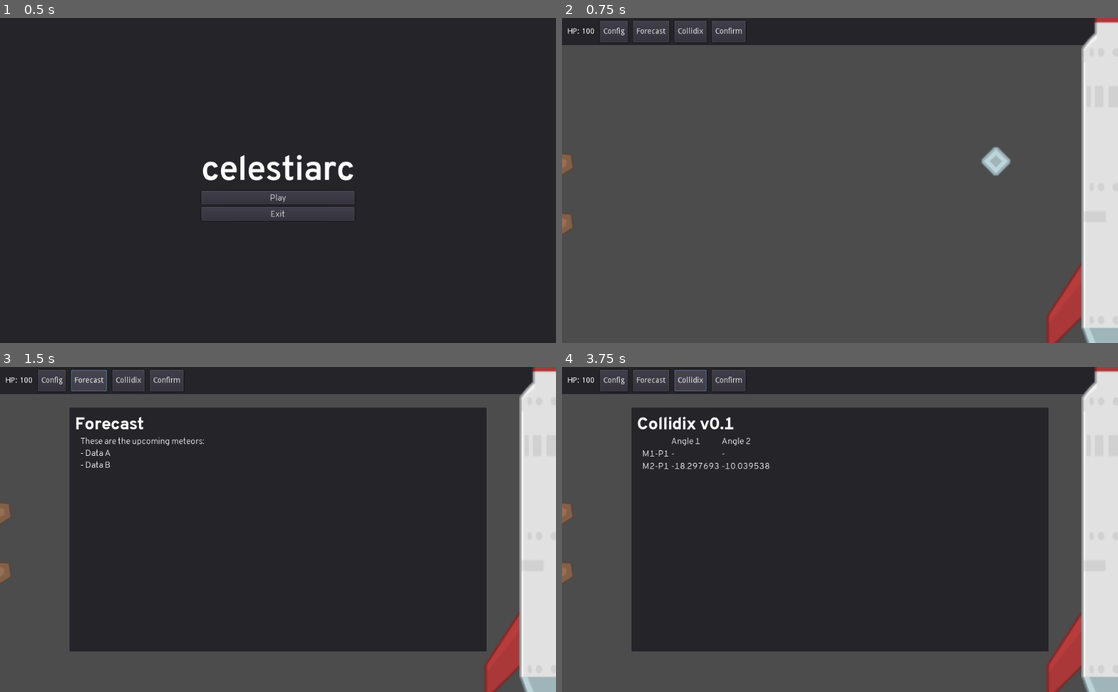
Above: before the commit, frames 1-4 (two rows, left to right).
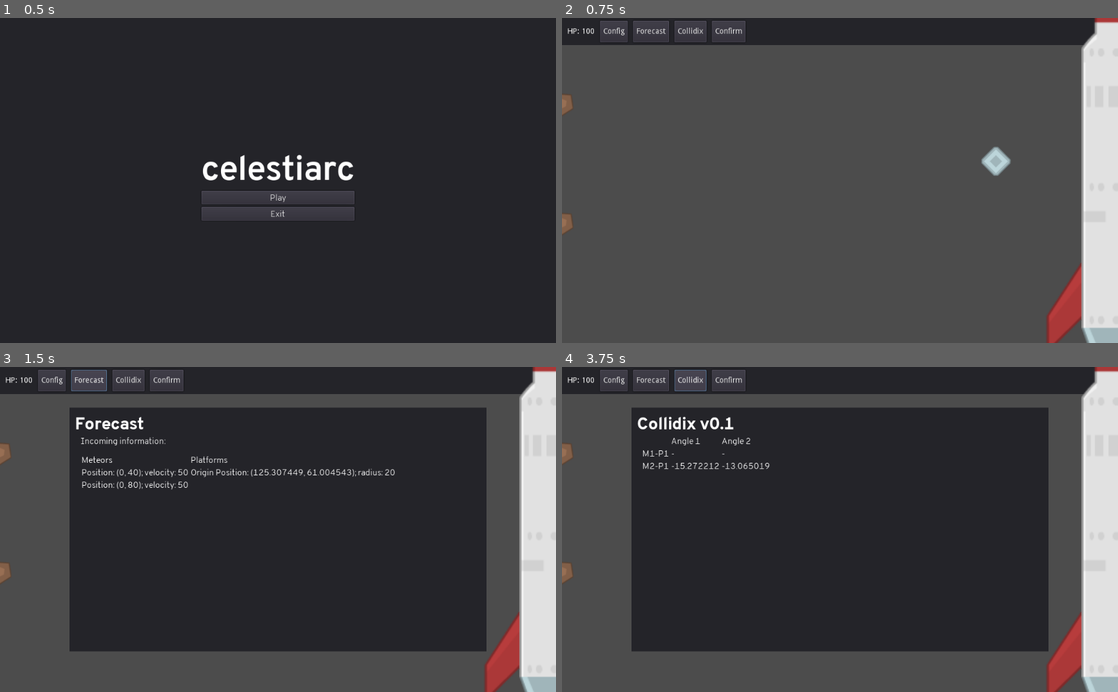
Above: after the commit, the same moments.

Repository: DrgnInventor/celestiarc
Game: Godot game, scene res://scenes/MainMenu.tscn
Same seed, same stepped clock (60 frames per second), same inputs: the game is played once before the commit and once after it.
Inputs:
- Up to frame 1 (0.5 s): no input
- Up to frame 2 (0.75 s): click "Play" at 0.5 s
- Up to frame 3 (1.5 s): click "Forecast" at 1.25 s
- Up to frame 4 (3.75 s): click "Confirm" at 2 s; click "Confirm" at 2.75 s; click "Collidix" at 3.5 s

Frame 1 is identical in both runs. In frame 2, 0.2% of the frame differs, in the area x 0-2%, y 23-49%; in frame 3, 1.2%, in the area x 0-71%, y 21-49%; in frame 4, 0.3%.

Commit message:
Working Forecast reporter code albeit a bit wonky atm WIP
Sorry about no atomic commits.
Code takes meteor location and platform in the main loop and generates a grid container containing relevant info.

NEED TO:
1. Make it look good.
2. Better representation of values I.E. object coords w/o alot of decimal places.

Diff:
--- a/project.godot
+++ b/project.godot
@@ -9,11 +9,6 @@
 config_version=4
 
 _global_script_classes=[ {
-"base": "Node",
-"class": "Globals",
-"language": "GDScript",
-"path": "res://scripts/Globals.gd"
-}, {
 "base": "Reference",
 "class": "Helpers",
 "language": "GDScript",
@@ -25,7 +20,6 @@
 "path": "res://scripts/coord_util.gd"
 } ]
 _global_script_class_icons={
-"Globals": "",
 "Helpers": "",
 "coord_util": ""
 }
--- a/scenes/ConfirmOverlay.tscn
+++ b/scenes/ConfirmOverlay.tscn
@@ -27,3 +27,6 @@
 margin_bottom = 43.0
 size_flags_horizontal = 0
 text = "Yes"
+
+[node name="Nothing" parent="Panel/VBoxContainer/Content" index="1"]
+margin_bottom = 43.0
--- a/scenes/ForecastOverlay.tscn
+++ b/scenes/ForecastOverlay.tscn
@@ -1,28 +1,43 @@
-[gd_scene load_steps=3 format=2]
+[gd_scene load_steps=5 format=2]
 
 [ext_resource path="res://scenes/BaseOverlay.tscn" type="PackedScene" id=1]
 [ext_resource path="res://resources/DefaultLabelFont.tres" type="DynamicFont" id=2]
+[ext_resource path="res://scripts/ForecastOverlay.gd" type="Script" id=3]
+[ext_resource path="res://scripts/Forecaster.gd" type="Script" id=4]
 
 [node name="ForecastOverlay" instance=ExtResource( 1 )]
+script = ExtResource( 3 )
 
 [node name="Title" parent="Panel/VBoxContainer/TitleBar/HBoxContainer" index="0"]
 margin_right = 127.0
 text = "Forecast"
 
-[node name="Empty" parent="Panel/VBoxContainer/TitleBar/HBoxContainer" index="1"]
-margin_left = 131.0
+[node name="Content" parent="Panel/VBoxContainer" index="1"]
+margin_bottom = 71.0
 
-[node name="Content" parent="Panel/VBoxContainer" index="1"]
-margin_bottom = 117.0
-
-[node name="Nothing" parent="Panel/VBoxContainer/Content" index="0"]
-margin_bottom = 63.0
-
-[node name="Label" type="Label" parent="Panel/VBoxContainer/Content" index="1"]
+[node name="Label" type="Label" parent="Panel/VBoxContainer/Content" index="0"]
 margin_left = 20.0
 margin_right = 748.0
-margin_bottom = 63.0
+margin_bottom = 19.0
 custom_fonts/font = ExtResource( 2 )
-text = "These are the upcoming meteors:
-- Data A
-- Data B"
+text = "Incoming information:"
+
+[node name="Forecaster" type="Control" parent="Panel/VBoxContainer/Content" index="1"]
+margin_left = 20.0
+margin_right = 748.0
+margin_bottom = 19.0
+script = ExtResource( 4 )
+__meta__ = {
+"_edit_use_anchors_": false
+}
+
+[node name="Forecast" type="GridContainer" parent="Panel/VBoxContainer/Content/Forecaster" index="0"]
+anchor_bottom = 1.0
+margin_left = 2.0
+margin_top = 35.0
+margin_right = 596.0
+margin_bottom = 192.0
+columns = 2
+__meta__ = {
+"_edit_use_anchors_": false
+}
--- /dev/null
+++ b/scripts/ForecastOverlay.gd
@@ -0,0 +1,11 @@
+extends Control
+
+onready var forecaster = $Panel/VBoxContainer/Content/Forecaster
+
+
+func get_forecast_table():
+	return forecaster
+
+
+func set_table_data(meteor: Array, platform: Array) -> void:
+	forecaster.refresh_data(meteor, platform)
--- /dev/null
+++ b/scripts/Forecaster.gd
@@ -0,0 +1,36 @@
+extends Control
+
+const default_font = preload("res://resources/DefaultLabelFont.tres")
+onready var forecast = $Forecast
+
+
+func _create_label(text: String) -> Label:
+	var label = Label.new()
+	label.set("custom_fonts/font", default_font)
+	label.text = text
+	return label
+
+
+func create_row(a: String, b: String) -> void:
+	forecast.add_child(_create_label(a))
+	forecast.add_child(_create_label(b))
+
+
+func refresh_data(m: Array, p: Array) -> void:
+	"""data: N sized array with arrays of 3 strings as children."""
+	for child in forecast.get_children():
+		child.queue_free()
+
+	var i = 0
+
+	create_row("Meteors", "Platforms")
+	while true:
+		if i+1 <= p.size() and i+1 <= m.size():
+			create_row(m[i], p[i])
+		elif i+1 > p.size() and i+1 <= m.size():
+			create_row(m[i], "")
+		elif i+1 <= p.size() and i+1 > m.size():
+			create_row("", p[i])
+		else:
+			break
+		i += 1
--- a/scripts/main.gd
+++ b/scripts/main.gd
@@ -12,7 +12,6 @@
 onready var collidix_overlay = $Overlays/CollidixOverlay
 onready var confirm_overlay = $Overlays/ConfirmOverlay
 
-
 func _ready():
 	refresh_hp_label()
 	space_station.connect("hp_change", self, "_on_space_station_hp_change")
@@ -25,13 +24,17 @@
 	# warning-ignore:unused_variable
 	var meteors = [
 		add_meteor(Vector2(0, 40), 50),
-		add_meteor(Vector2(0, 60), 50)
+		add_meteor(Vector2(0, 80), 50)
 	]
+
 
 	collidix_overlay.set_table_data(
 		gen_meteor_platform_table_data(meteors, [$RotatingPlatform])
 	)
-
+	forecast_overlay.set_table_data(
+		forecast_mformater(meteors),
+		forecast_pformater([$RotatingPlatform])
+	)
 
 func _process(_delta: float):
 	if Input.is_action_just_pressed("ui_cancel"):
@@ -144,5 +147,25 @@
 	return res
 
 
+func forecast_mformater(data: Array):
+	var mTable = []
+	var mFormat = "Position: %s; velocity: %s"
+	for meteor in data:
+		var v = meteor.velocity
+		var pos = CoordUtil.px_to_canon_coord(meteor.global_position)
+		mTable.append(mFormat % [pos, v])
+	return mTable
+
+
+func forecast_pformater(data: Array):
+	var pTable = []
+	var pFormat = "Origin Position: %s; radius: %s"
+	for platform in data:
+		var pos = CoordUtil.px_to_canon_coord(platform.global_position)
+		var radius = platform.radius
+		pTable.append(pFormat % [pos, radius])
+	return pTable
+
+
 func start_level() -> void:
 	Globals.level_running = true
--- a/test/test_calculate_rotational_offset.gd
+++ b/test/test_calculate_rotational_offset.gd
@@ -44,11 +44,11 @@
 func test_4() -> void:
 	"""Check scenario when meteor is below origin and can collide."""
 	assert_eq(
-	    len(Helpers.calculate_rotational_offset(
+		len(Helpers.calculate_rotational_offset(
 		Vector2(2.020, 68.102),
 		Vector2(123.200, 83.001),
 		20.0,
 		4.321,
 		34.921
 		)),
-	    2)
+		2)
